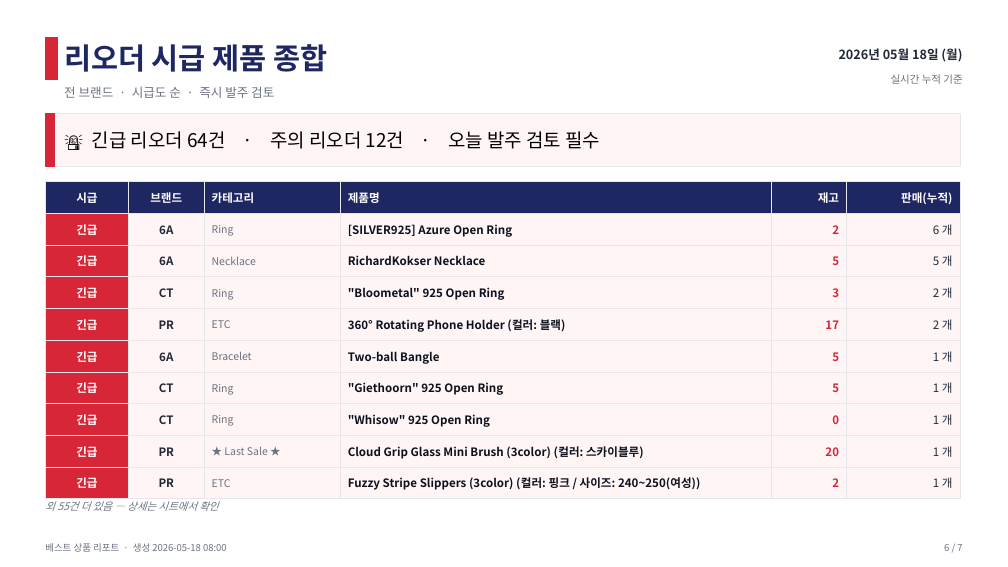
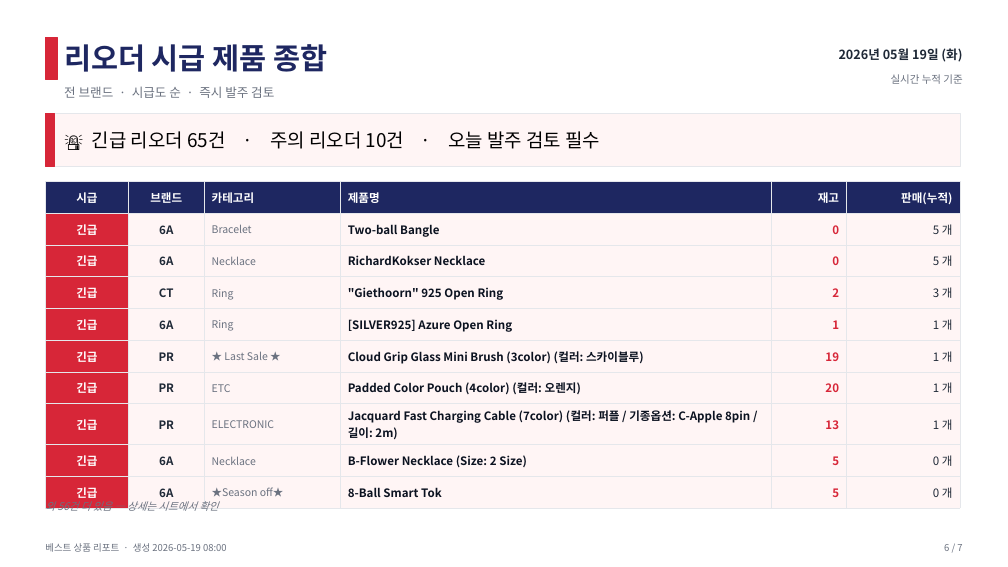
Before and after one commit to j65209/Brightbeed, a slide deck: slide 6 of data/sales-report.pptx. Drawn at 1008x567 pixels with LibreOffice and Linux fonts; fonts in the diff are those of the drawing. Boxes give left, top, right and bottom in pixels: in the first picture for what was removed or moved away, otherwise in the second. Text is boxed around its words. In the diff, an @@ line names an element or a change of style, - is before the commit and + after.

```diff
--- a/data/sales-report.pptx
+++ b/data/sales-report.pptx
@@ text at (839, 48, 962, 62): text changed @@
-2026년 05월 18일 (월)
+2026년 05월 19일 (화)
@@ text at (92, 131, 600, 149): text changed @@
-🚨 긴급 리오더 64건 · 주의 리오더 12건 · 오늘 발주 검토 필수
+🚨 긴급 리오더 65건 · 주의 리오더 10건 · 오늘 발주 검토 필수
@@ table at (45, 181, 960, 502) @@
-row 2: 긴급 | 6A | Ring | [SILVER925] Azure Open Ring | 2 | 6 개
+row 2: 긴급 | 6A | Bracelet | Two-ball Bangle | 0 | 5 개
-row 3, column 5: 5
+row 3, column 5: 0
-row 4: 긴급 | CT | Ring | "Bloometal" 925 Open Ring | 3 | 2 개
+row 4: 긴급 | CT | Ring | "Giethoorn" 925 Open Ring | 2 | 3 개
-row 5: 긴급 | PR | ETC | 360° Rotating Phone Holder (컬러: 블랙) | 17 | 2 개
+row 5: 긴급 | 6A | Ring | [SILVER925] Azure Open Ring | 1 | 1 개
-row 6: 긴급 | 6A | Bracelet | Two-ball Bangle | 5 | 1 개
+row 6: 긴급 | PR | ★ Last Sale ★ | Cloud Grip Glass Mini Brush (3color) (컬러: 스카이블루) | 19 | 1 개
-row 7: 긴급 | CT | Ring | "Giethoorn" 925 Open Ring | 5 | 1 개
+row 7: 긴급 | PR | ETC | Padded Color Pouch (4color) (컬러: 오렌지) | 20 | 1 개
-row 8: 긴급 | CT | Ring | "Whisow" 925 Open Ring | 0 | 1 개
+row 8: 긴급 | PR | ELECTRONIC | Jacquard Fast Charging Cable (7color) (컬러: 퍼플 / 기종옵션: C-Apple 8pin / 길이: 2m) | 13 | 1 개
-row 9: 긴급 | PR | ★ Last Sale ★ | Cloud Grip Glass Mini Brush (3color) (컬러: 스카이블루) | 20 | 1 개
+row 9: 긴급 | 6A | Necklace | B-Flower Necklace (Size: 2 Size) | 5 | 0 개
-row 10: 긴급 | PR | ETC | Fuzzy Stripe Slippers (3color) (컬러: 핑크 / 사이즈: 240~250(여성)) | 2 | 1 개
+row 10: 긴급 | 6A | ★Season off★ | 8-Ball Smart Tok | 5 | 0 개
@@ text at (45, 499, 218, 514): text changed @@
-외 55건 더 있음 — 상세는 시트에서 확인
+외 56건 더 있음 — 상세는 시트에서 확인
```
Also in this commit, not shown: 6 other slides changed.
